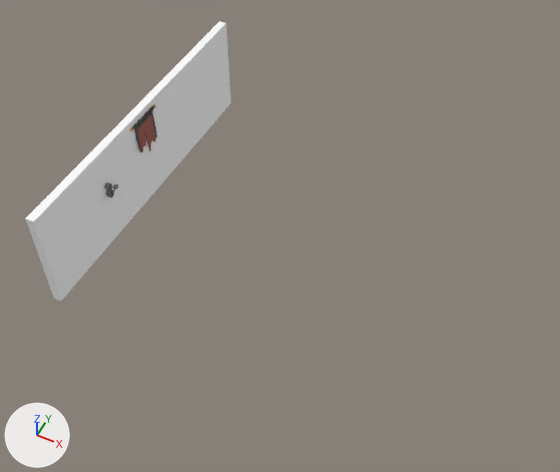
The FBX model Assets/Source/Environment/Levels/Dungeon/Rooms/Transition Room/Models/Dungeon_Transition_Room_Wall_01.fbx as it was, and as the next commit left it.
Camera for both pictures: a 50 mm camera at (9.9, -21.3, 26.7) aimed at (-0.2, -1.2, 1.6). Lighting does not change. The marker at lower left points along +X, +Y and +Z. Where no turn or scale is listed for an object, it has been applied to the vertices.

Names of what the first picture shows: 'Dungeon_Transition_Room_Wall_01'.
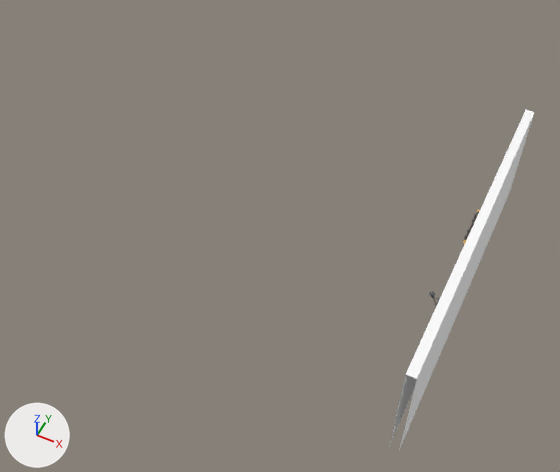
Where the change shows, as pixel boxes (x1, y1, x2, y2) in the pictures (560 x 472 px; the box of a moved part takes in the faces that stretch with it):
'Dungeon_Transition_Room_Wall_01', reshaped (29% narrower, 21% taller): before (25, 21, 231, 301); after (389, 110, 534, 450)
part 1 of me_scene_025, moved or reshaped (not visible afterwards): before (104, 183, 114, 198)
part 2 of me_scene_025, moved or reshaped: before (130, 104, 156, 131); after (463, 210, 480, 244)
part 3 of me_scene_025, added: after (463, 213, 478, 247)
part 4 of me_scene_025, added: after (389, 110, 534, 450)
part 5 of me_scene_025, deleted: before (134, 107, 157, 152)
part 6 of me_scene_025, deleted: before (25, 21, 231, 301)

The change, as a diff of the scene's bpy script:
```diff
--- a/Assets/Source/Environment/Levels/Dungeon/Rooms/Transition Room/Models/Dungeon_Transition_Room_Wall_01.fbx.py
+++ b/Assets/Source/Environment/Levels/Dungeon/Rooms/Transition Room/Models/Dungeon_Transition_Room_Wall_01.fbx.py
@@ me_scene_025 @@
 # used by ob_dungeon_transition_room_wall_01; location = (0.0, 0.0, 0.0)
-me_scene_025.from_pydata(...)  # 508 vertices, 972 faces; spans x -7.9..-6.9, y -7.5..7.5, z 0.0..5.0
+me_scene_025.from_pydata(...)  # 545 vertices, 1042 faces; spans x 6.8..7.9, y -7.5..7.5, z 0.0..5.0
+# me_scene_025 part 1: the loose piece of 56 vertices spanning x -7.5..-7.3, y -3.4..-3.1, z 2.6..3.3 is turned 180 degrees about the z axis through its middle, then moved by (14.8, 0.7, -0.2)
+# me_scene_025 part 2: the loose piece of 26 vertices spanning x -7.5..-7.4, y -1.1..0.9, z 4.6..4.7 is moved by (14.9, 0.2, -0.1)
+# me_scene_025 part 3: a new loose piece of 153 vertices spanning x 7.3..7.5, y -0.6..0.8, z 0.4..4.7, in mat_dungeon_material_01 (its picture is missing)
+# me_scene_025 part 4: a new loose piece of 16 vertices spanning x 7.5..7.9, y -7.5..7.5, z 0.0..5.0, in mat_dungeon_material_texturewalls (white #ffffff)
+# me_scene_025 part 5: the loose piece of 116 vertices spanning x -7.5..-7.3, y -0.8..0.6, z 2.7..4.7 is deleted
+# me_scene_025 part 6: the loose piece of 16 vertices spanning x -7.9..-7.5, y -7.5..7.5, z 0.0..5.0 is deleted
 me_scene_025.materials.append(mat_dungeon_material_texturewalls)
```
